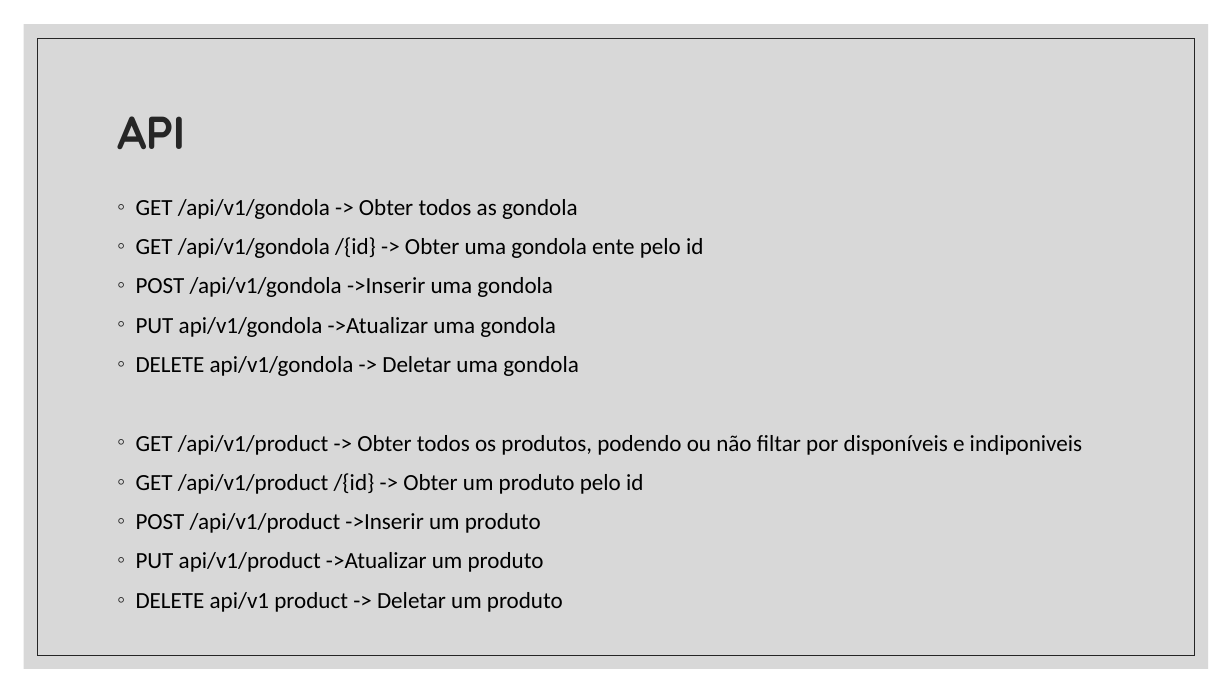
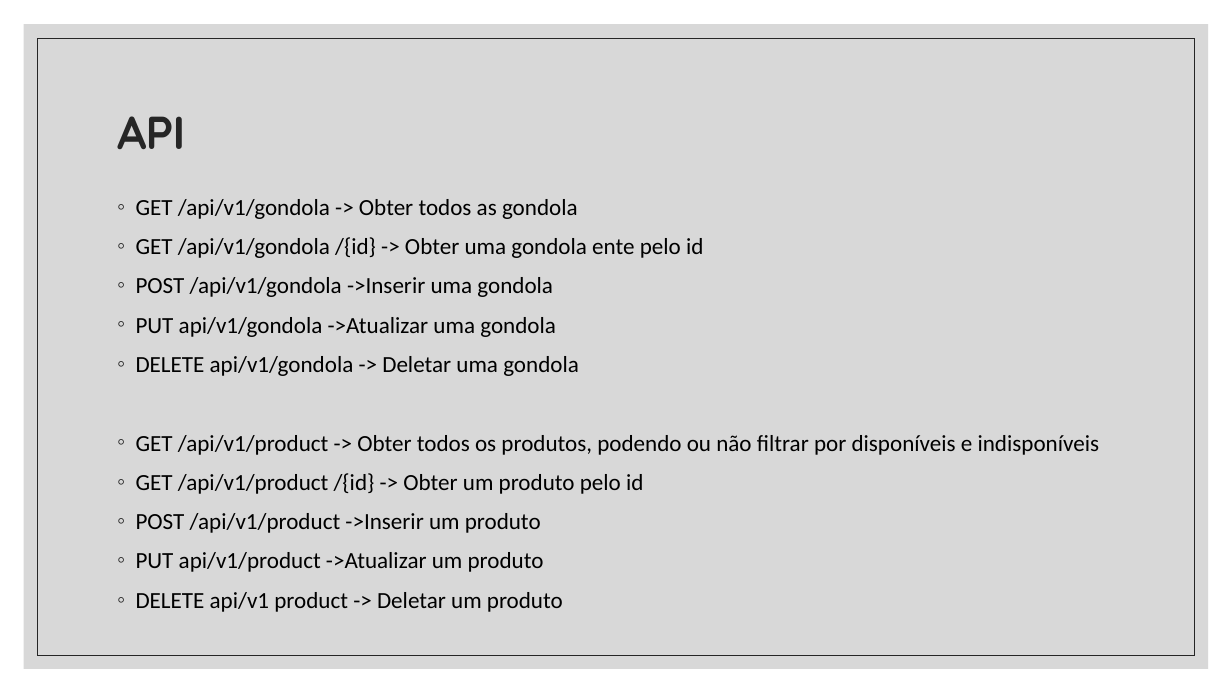
Before and after one commit to duarterafael/web-programming-classroom, a slide deck: slide 14 of classes/Projeto final.pptx. Drawn at 1232x693 pixels with LibreOffice and Linux fonts; fonts in the diff are those of the drawing. Boxes give left, top, right and bottom in pixels: in the first picture for what was removed or moved away, otherwise in the second. Text is boxed around its words. In the diff, an @@ line names an element or a change of style, - is before the commit and + after.

```diff
--- a/classes/Projeto final.pptx
+++ b/classes/Projeto final.pptx
@@ text at (136,435,1100,455): text changed @@
-◦ GET /api/v1/product -> Obter todos os produtos, podendo ou não filtar por disponíveis e indiponiveis
+◦ GET /api/v1/product -> Obter todos os produtos, podendo ou não filtrar por disponíveis e indisponíveis
```
Also in this commit, not shown: 7 other slides changed, 1 slide added, 2 slides removed.
